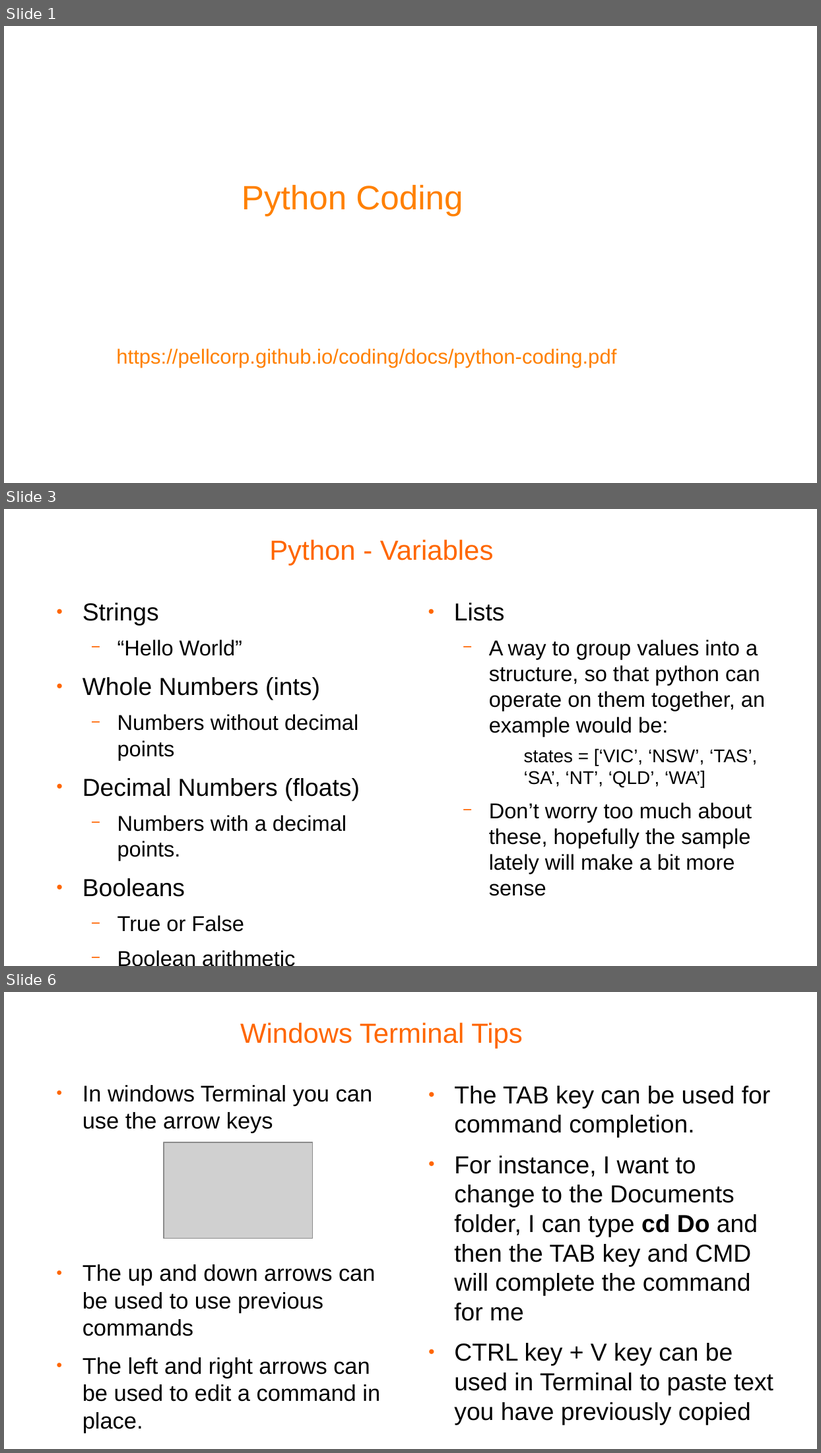
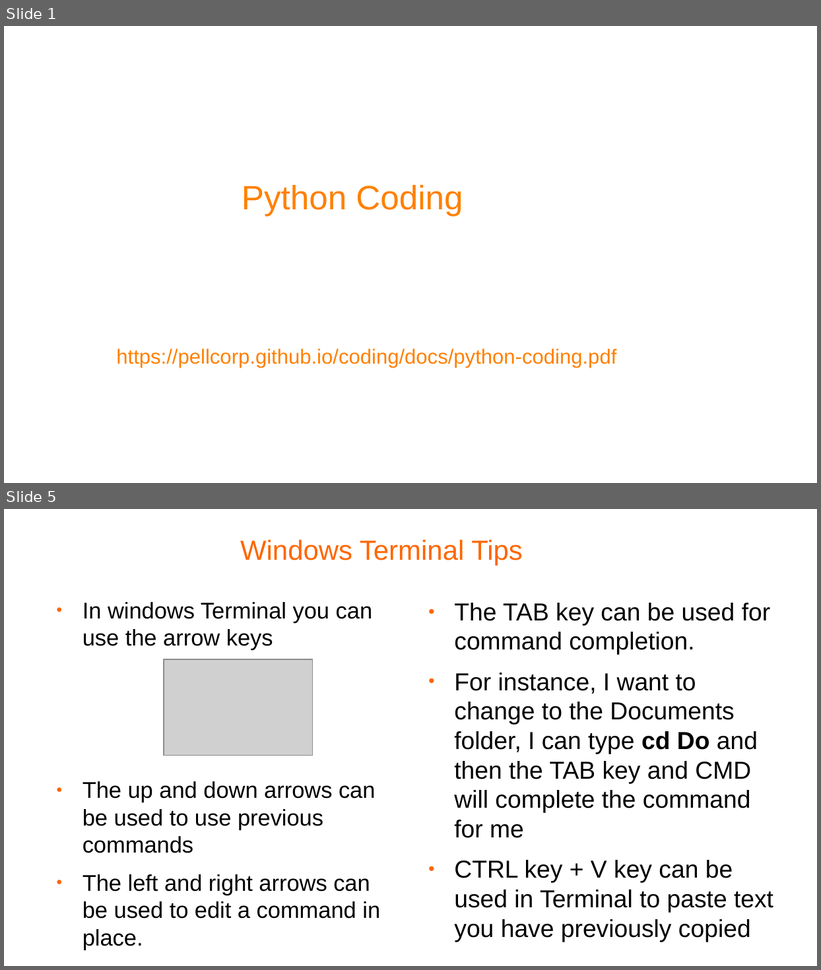
Before and after one commit to pellcorp/coding, a slide deck: docs/python-coding.odp. Shown one above the other, each under a label of ours: slides 1, 3 and 6 before the commit, slides 1 and 5 after it; the slides between them are not shown. The pictures are 821x1453 and 821x970 pixels, drawn with LibreOffice and Linux fonts; fonts in the diff are those of the drawing; grey boxes stand for pictures; background and template pictures are left out. Boxes give left, top, right and bottom in pixels: in the first picture for what was removed or moved away, otherwise in the second. Text is boxed around its words. In the diff, an @@ line names an element or a change of style, - is before the commit and + after.

Commit message:
separate the detailed python stuff out

```diff
--- a/docs/python-coding.odp
+++ b/docs/python-coding.odp
@@ slide 3 removed at [4, 509, 817, 966], background #FFFFFF @@
@@ title removed at [269, 539, 494, 565] @@
-Python - Variables
@@ text removed at [83, 603, 360, 932] @@
-● Strings
-  − “Hello World”
-● Whole Numbers (ints)
-  − Numbers without decimal points
-● Decimal Numbers (floats)
-  − Numbers with a decimal points.
-● Booleans
-  − True or False
-  − Boolean arithmetic
@@ text removed at [454, 603, 765, 896] @@
-● Lists
-  − A way to group values into a structure, so that python can operate on them together, an example would be:
-    states = [‘VIC’, ‘NSW’, ‘TAS’, ‘SA’, ‘NT’, ‘QLD’, ‘WA’]
-  − Don’t worry too much about these, hopefully the sample lately will make a bit more sense
@@ what was slide 6 is now slide 5 @@
```
Also in this commit, not shown: 2 slides changed, 2 other slides removed, 3 other files.
